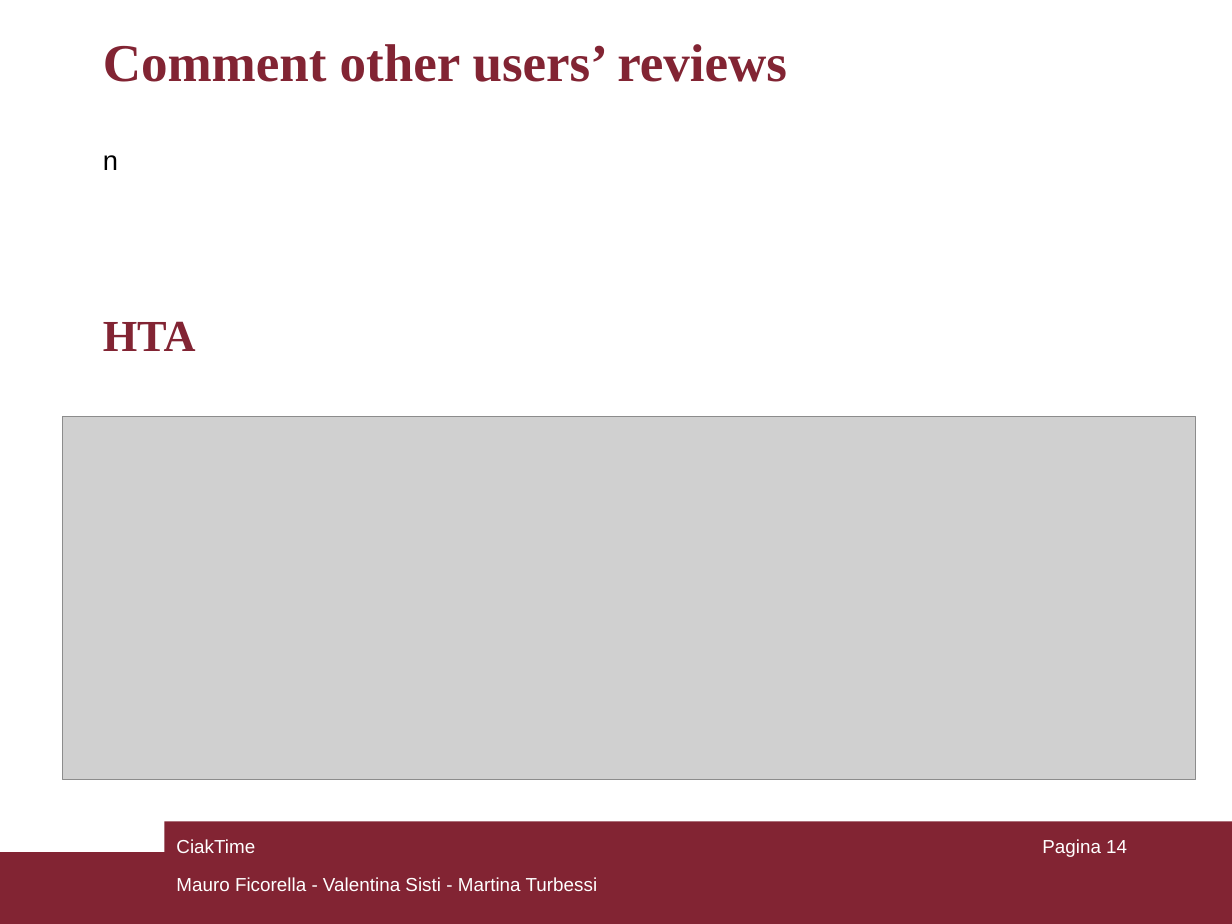
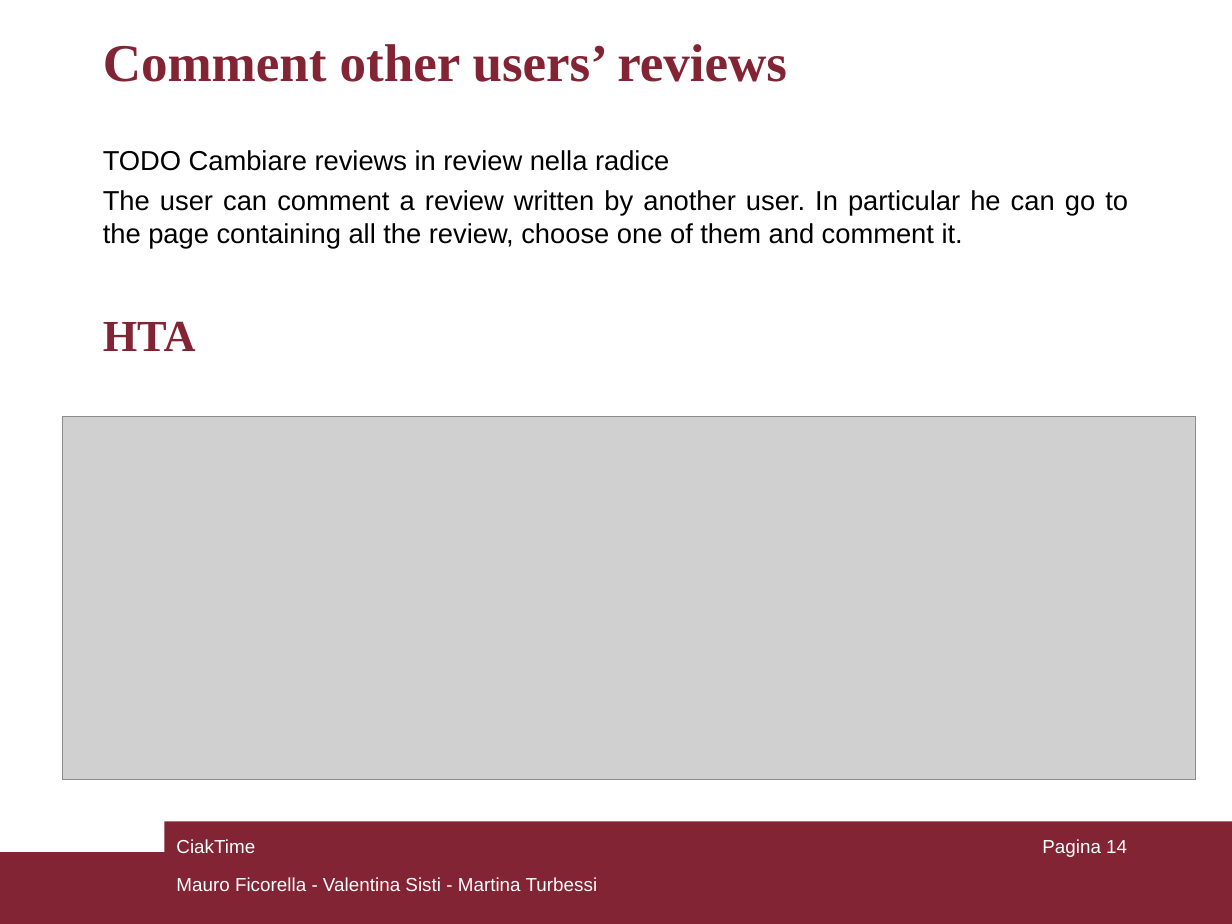
Before and after one commit to mauroficorella/Human-Computer-Interaction, a slide deck: slide 14 of Documentazione/CiakTime_HCI.ppt. Drawn at 1232x924 pixels with LibreOffice and Linux fonts; fonts in the diff are those of the drawing; grey boxes stand for pictures. Boxes give left, top, right and bottom in pixels: in the first picture for what was removed or moved away, otherwise in the second. Text is boxed around its words. In the diff, an @@ line names an element or a change of style, - is before the commit and + after.

```diff
--- a/Documentazione/CiakTime_HCI.ppt
+++ b/Documentazione/CiakTime_HCI.ppt
@@ text at (103, 150, 1128, 248): text changed @@
-n
+TODO Cambiare reviews in review nella radice
+The user can comment a review written by another user. In particular he can go to the page containing all the review, choose one of them and comment it.
```
Also in this commit, not shown: 1 other slide changed, 1 other file.
